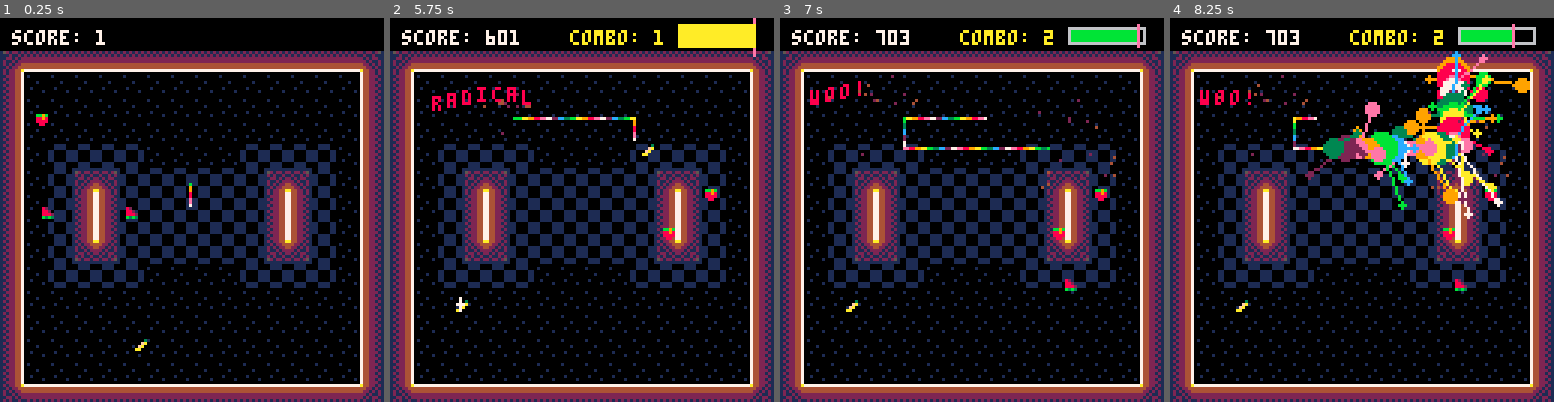
Above: before the commit, frames 1-4 (left to right).
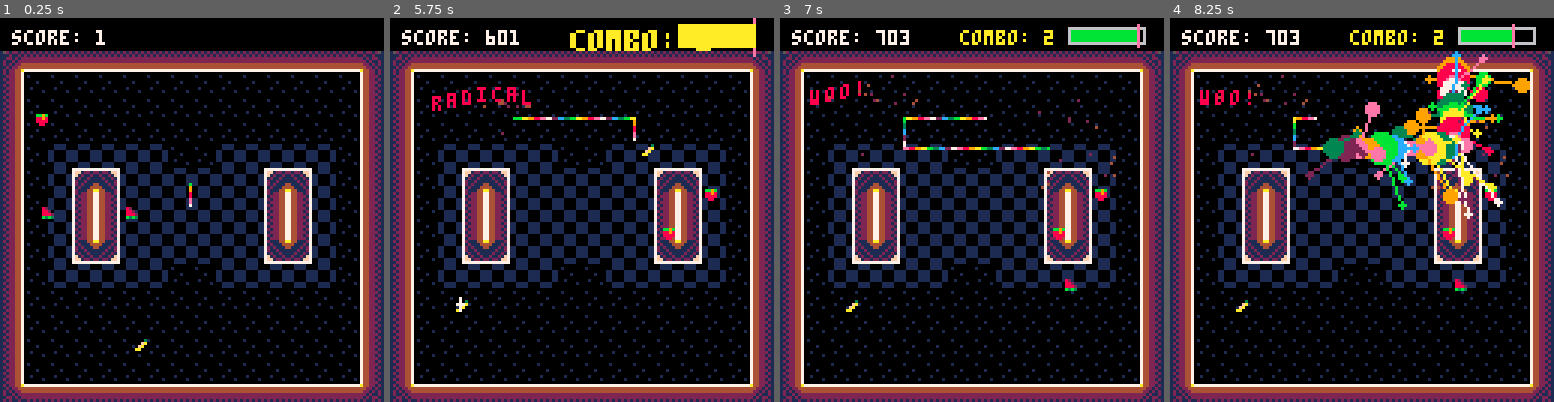
Above: after the commit, the same moments.

Repository: tmelot2/pico-8
Game: PICO-8 cartridge snake-dash-prototype.p8
Two runs of this game, one before a commit and one after it. Both use one fixed random seed, a clock stepped at 60 frames per second and the inputs below.
Inputs:
- Up to frame 1 (0.25 s): no input
- Up to frame 2 (5.75 s): tap X (X key) at 0.33, 1.07, 1.85, 2.97, 4.08, 5.2 s; tap O (Z key) at 0.7, 1.7, 2.1, 2.5, 2.9, 3.3, 3.7, 4.1, 4.5, 4.9, 5.3, 5.7 s; hold Right 1.6-2.1 s; hold Up 2.15-2.42 s; hold Right 2.47-3.03 s; hold Left 3.08-3.58 s; hold Down 3.63-3.97 s; hold Right 4.02-4.68 s; hold Up 4.73-5.03 s; hold Left 5.08-5.68 s; hold Down from 5.73 s (still down)
- Up to frame 3 (7 s): release Down at 6.03 s; hold Right 6.08-6.58 s; tap O (Z key) at 6.1, 6.5, 6.9 s; tap X (X key) at 6.32 s; hold Right from 6.63 s (still down)
- Up to frame 4 (8.25 s): release Right at 7.13 s; hold Up 7.18-7.45 s; tap O (Z key) at 7.3, 7.7, 8.1 s; tap X (X key) at 7.43 s; hold Right 7.5-8.07 s; hold Left from 8.12 s (still down)

The runs differ from the first frame. In frame 1, 2.6% of the frame differs, in the area x 18-82%, y 32-71%; in frame 2, 3.4%, in the area x 18-84%, y 3-71%; in frame 3, 2.6%; in frame 4, 2.2%.

Commit message:
Update gfx, add combo meter juice

Diff:
--- a/snake-dash-prototype.p8
+++ b/snake-dash-prototype.p8
@@ -504,7 +504,17 @@
 
 function combodraw()
 	if comboNum > 0 then
-		print('combo: '..comboNum, 60, 4, 10)
+    s='combo: '..comboNum
+		-- print(s, 60, 4, 10)
+    if comboTimer>0 and comboTimer<=20 then
+      percent=.25*comboTimer
+      scale=max(2-percent,1)
+      log('p '..percent)
+      log('scale '..scale)
+    else
+      scale=1
+    end
+    scale_text(s,60,4,10,scale)
 		combobardraw(96, 3, 25)
 	end
 end
@@ -807,6 +817,23 @@
 end
 
 -- autil
+function scale_text(str,x,y,c,scale)
+-- https://www.lexaloffle.com/bbs/?pid=114184#p
+    memcpy(0x4300,0x0,0x0200)
+    memset(0x0,0,0x0200)
+    poke(0x5f55,0x00)
+    print(str,0,0,7)
+    poke(0x5f55,0x60)
+
+    local w,h = #str*4,5
+    pal(7,c)
+    palt(0,true)
+    sspr(0,0,w,h,x,y,w*scale,h*scale)
+    pal()
+
+    memcpy(0x0,0x4300,0x0200)
+end
+
 function drawDebug(x,y)
   local i=0
   for i,d in ipairs(dbg) do
@@ -880,36 +907,36 @@
 00000000000000000000000011114111000000000000000000070000000700000007000000000000000000001100001100100000000000000000000000000000
 00000000000000000000000011114111000000000000000000000000000700000007000000000000000000000011110000000010000000000000000000000000
 00000000000000000000000044444444000000000000000000000000000700000007000000070000000000000011110000000000000000000000000000000000
-00000000000300000b009bb012122447744221211111111111111111000000000000000000000000000000000000000000000000000000000000000000000000
-0000000000fa000000bb900b11222447744222111521221221221251000000000000000000000000000000000000000000000000000000000000000000000000
-000000000fa000000088880012122447744221211212112112112121000000000000000000000000000000000000000000000000000000000000000000000000
-00000000aa000000088eee8011222447744222111122121221212211000000000000000000000000000000000000000000000000000000000000000000000000
-000000000000000008888e8012122447744221211211212222121121000000000000000000000000000000000000000000000000000000000000000000000000
-00000000000000000888888011222447744222111212122442212121000000000000000000000000000000000000000000000000000000000000000000000000
-00000000000000000888888012122447744221211121224444221211000000000000000000000000000000000000000000000000000000000000000000000000
-00000000000000000088880011222447744222111212244aa4422121000000000000000000000000000000000000000000000000000000000000000000000000
-00000000000000000000000077777777111111111212244aa4422121000000000000000000000000000000000000000000000000000000000000000000000000
-00000000000000000000000044444444121212121121224444221211000000000000000000000000000000000000000000000000000000000000000000000000
-00000000000000000000000044444444212121211212122442212121000000000000000000000000000000000000000000000000000000000000000000000000
-00000000000000000000000022222222222222221211212222121121000000000000000000000000000000000000000000000000000000000000000000000000
-00000000000000000000000022222222222222221122121221212211000000000000000000000000000000000000000000000000000000000000000000000000
-00000000000000000000000012121212444444441212112112112121000000000000000000000000000000000000000000000000000000000000000000000000
-00000000000000000000000021212121444444441521221221221251000000000000000000000000000000000000000000000000000000000000000000000000
-00000000000000000000000011111111777777771111111111111111000000000000000000000000000000000000000000000000000000000000000000000000
+00000000000300000b009bb012122447744221211111111111111111777777777777777772122447000000000000000000000000000000000000000000000000
+0000000000fa000000bb900b112224477442221115212212212212517ff1221221221ff771222447000000000000000000000000000000000000000000000000
+000000000fa0000000888800121224477442212112121121121121217f121121121121f772122447000000000000000000000000000000000000000000000000
+00000000aa000000088eee8011222447744222111122121221212211712112111121121771222447000000000000000000000000000000000000000000000000
+000000000000000008888e8012122447744221211211212222121121721121111112112772122447000000000000000000000000000000000000000000000000
+00000000000000000888888011222447744222111212122442212121721211144111212771222447000000000000000000000000000000000000000000000000
+00000000000000000888888012122447744221211121224444221211712111444411121772122447000000000000000000000000000000000000000000000000
+00000000000000000088880011222447744222111212244aa44221217211144aa441112771222447000000000000000000000000000000000000000000000000
+00000000000000000000000077777777111111111212244aa44221217211144aa441112774422127000000000000000000000000000000000000000000000000
+00000000000000000000000044444444121212121121224444221211712111444411121774422217000000000000000000000000000000000000000000000000
+00000000000000000000000044444444212121211212122442212121721211144111212774422127000000000000000000000000000000000000000000000000
+00000000000000000000000022222222222222221211212222121121721121111112112774422217000000000000000000000000000000000000000000000000
+00000000000000000000000022222222222222221122121221212211712112111121121774422127000000000000000000000000000000000000000000000000
+000000000000000000000000121212124444444412121121121121217f121121121121f774422217000000000000000000000000000000000000000000000000
+000000000000000000000000212121214444444415212212212212517ff1221221221ff774422127000000000000000000000000000000000000000000000000
+00000000000000000000000011111111777777771111111111111111777777777777777774422217000000000000000000000000000000000000000000000000
 __gff__
-0000000100000000000000000000000000000001010101000000000000000000000000010101010000000000000000000000000000000000000000000000000000000000000000000000000000000000000000000000000000000000000000000000000000000000000000000000000000000000000000000000000000000000
+0000000100000000000000000000000000000001010101010101000000000000000000010101010101010000000000000000000000000000000000000000000000000000000000000000000000000000000000000000000000000000000000000000000000000000000000000000000000000000000000000000000000000000
 0000000000000000000000000000000000000000000000000000000000000000000000000000000000000000000000000000000000000000000000000000000000000000000000000000000000000000000000000000000000000000000000000000000000000000000000000000000000000000000000000000000000000000
 __map__
 1524242424242424242424242424241600000000000000000000000000000000000000000000000000000000000000000000000000000000000000000000000000000000000000000000000000000000000000000000000000000000000000000000000000000000000000000000000000000000000000000000000000000000
 130c0c0c0c0c0c0c0c0c0c0c0c0c0c1400000000000000000000000000000000000000000000000000000000000000000000000000000000000000000000000000000000000000000000000000000000000000000000000000000000000000000000000000000000000000000000000000000000000000000000000000000000
 130c0c0c0c0c0c0c0c0c0c0c0c0c0c1400000000000000000000000000000000000000000000000000000000000000000000000000000000000000000000000000000000000000000000000000000000000000000000000000000000000000000000000000000000000000000000000000000000000000000000000000000000
 130c0c0c0c0c0c0c0c0c0c0c0c0c0c1400000000000000000000000000000000000000000000000000000000000000000000000000000000000000000000000000000000000000000000000000000000000000000000000000000000000000000000000000000000000000000000000000000000000000000000000000000000
-130c0b0b0b0b0c0c0c0c0b0b0b0b0c1400000000000000000000000000000000000000000000000000000000000000000000000000000000000000000000000000000000000000000000000000000000000000000000000000000000000000000000000000000000000000000000000000000000000000000000000000000000
-130c0b15160b0b0b0b0b0b15160b0c1400000000000000000000000000000000000000000000000000000000000000000000000000000000000000000000000000000000000000000000000000000000000000000000000000000000000000000000000000000000000000000000000000000000000000000000000000000000
-130c0b13140b0b0b0b0b0b13140b0c1400000000000000000000000000000000000000000000000000000000000000000000000000000000000000000000000000000000000000000000000000000000000000000000000000000000000000000000000000000000000000000000000000000000000000000000000000000000
-130c0b13140b0b0b0b0b0b13140b0c1400000000000000000000000000000000000000000000000000000000000000000000000000000000000000000000000000000000000000000000000000000000000000000000000000000000000000000000000000000000000000000000000000000000000000000000000000000000
-130c0b25260b0b0b0b0b0b25260b0c1400000000000000000000000000000000000000000000000000000000000000000000000000000000000000000000000000000000000000000000000000000000000000000000000000000000000000000000000000000000000000000000000000000000000000000000000000000000
-130c0b0b0b0b0c0c0c0c0b0b0b0b0c1400000000000000000000000000000000000000000000000000000000000000000000000000000000000000000000000000000000000000000000000000000000000000000000000000000000000000000000000000000000000000000000000000000000000000000000000000000000
+130c0b0b0b0b0b0c0c0b0b0b0b0b0c1400000000000000000000000000000000000000000000000000000000000000000000000000000000000000000000000000000000000000000000000000000000000000000000000000000000000000000000000000000000000000000000000000000000000000000000000000000000
+130c0b17180b0b0b0b0b0b17180b0c1400000000000000000000000000000000000000000000000000000000000000000000000000000000000000000000000000000000000000000000000000000000000000000000000000000000000000000000000000000000000000000000000000000000000000000000000000000000
+130c0b19290b0b0b0b0b0b19290b0c1400000000000000000000000000000000000000000000000000000000000000000000000000000000000000000000000000000000000000000000000000000000000000000000000000000000000000000000000000000000000000000000000000000000000000000000000000000000
+130c0b19290b0b0b0b0b0b19290b0c1400000000000000000000000000000000000000000000000000000000000000000000000000000000000000000000000000000000000000000000000000000000000000000000000000000000000000000000000000000000000000000000000000000000000000000000000000000000
+130c0b27280b0b0b0b0b0b27280b0c1400000000000000000000000000000000000000000000000000000000000000000000000000000000000000000000000000000000000000000000000000000000000000000000000000000000000000000000000000000000000000000000000000000000000000000000000000000000
+130c0b0b0b0b0b0c0c0b0b0b0b0b0c1400000000000000000000000000000000000000000000000000000000000000000000000000000000000000000000000000000000000000000000000000000000000000000000000000000000000000000000000000000000000000000000000000000000000000000000000000000000
 130c0c0c0c0c0c0c0c0c0c0c0c0c0c1400000000000000000000000000000000000000000000000000000000000000000000000000000000000000000000000000000000000000000000000000000000000000000000000000000000000000000000000000000000000000000000000000000000000000000000000000000000
 130c0c0c0c0c0c0c0c0c0c0c0c0c0c1400000000000000000000000000000000000000000000000000000000000000000000000000000000000000000000000000000000000000000000000000000000000000000000000000000000000000000000000000000000000000000000000000000000000000000000000000000000
 130c0c0c0c0c0c0c0c0c0c0c0c0c0c1400000000000000000000000000000000000000000000000000000000000000000000000000000000000000000000000000000000000000000000000000000000000000000000000000000000000000000000000000000000000000000000000000000000000000000000000000000000
